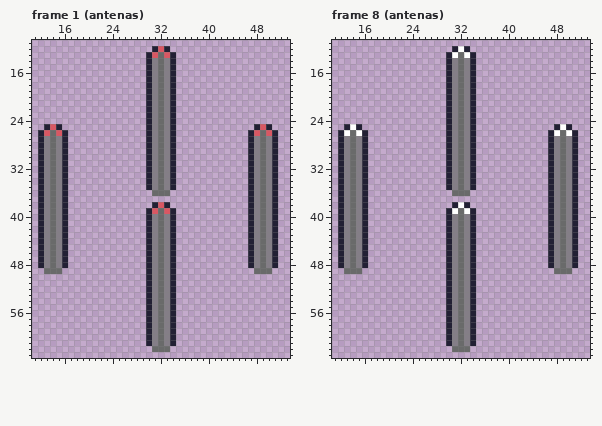
Two states of a pixel-art file, Assets/AnimationImporter-master/antenas.ase. That is the earlier state.
64x64 pixels, 8 frames. Shown: frame 1 (antenas): x 11..53, y 11..63; frame 8 (antenas): x 11..53, y 11..63. The commit also changed other frames, which this record leaves out.
Now the later version:
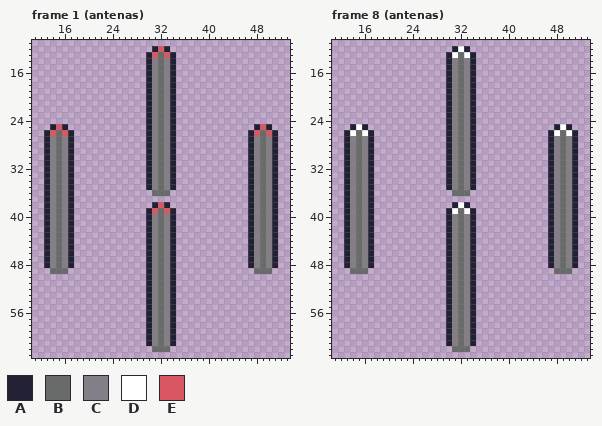
Palette (. is transparent): A #222034  B #696a6a  C #847e87  D #ffffff  E #d95763
Commit: Adjust antenna sprite.
What changed:
--- frame 1 (antenas), layer "1"
@@ x 11..19 @@
 24 .........
-25 ..AEA....
-26 .AEBEA...
-27 .ACBCA...
-28 .ACBCA...
-29 .ACBCA...
-30 .ACBCA...
-31 .ACBCA...
-32 .ACBCA...
-33 .ACBCA...
-34 .ACBCA...
-35 .ACBCA...
-36 .ACBCA...
-37 .ACBCA...
-38 .ACBCA...
-39 .ACBCA...
-40 .ACBCA...
-41 .ACBCA...
-42 .ACBCA...
-43 .ACBCA...
-44 .ACBCA...
-45 .ACBCA...
-46 .ACBCA...
-47 .ACBCA...
-48 .ACBCA...
-49 ..BBB....
+25 ...AEA...
+26 ..AEBEA..
+27 ..ACBCA..
+28 ..ACBCA..
+29 ..ACBCA..
+30 ..ACBCA..
+31 ..ACBCA..
+32 ..ACBCA..
+33 ..ACBCA..
+34 ..ACBCA..
+35 ..ACBCA..
+36 ..ACBCA..
+37 ..ACBCA..
+38 ..ACBCA..
+39 ..ACBCA..
+40 ..ACBCA..
+41 ..ACBCA..
+42 ..ACBCA..
+43 ..ACBCA..
+44 ..ACBCA..
+45 ..ACBCA..
+46 ..ACBCA..
+47 ..ACBCA..
+48 ..ACBCA..
+49 ...BBB...
 50 .........
--- frame 8 (antenas), layer "1"
@@ x 11..19 @@
 24 .........
-25 ..ADA....
-26 .ADBDA...
-27 .ACBCA...
-28 .ACBCA...
-29 .ACBCA...
-30 .ACBCA...
-31 .ACBCA...
-32 .ACBCA...
-33 .ACBCA...
-34 .ACBCA...
-35 .ACBCA...
-36 .ACBCA...
-37 .ACBCA...
-38 .ACBCA...
-39 .ACBCA...
-40 .ACBCA...
-41 .ACBCA...
-42 .ACBCA...
-43 .ACBCA...
-44 .ACBCA...
-45 .ACBCA...
-46 .ACBCA...
-47 .ACBCA...
-48 .ACBCA...
-49 ..BBB....
+25 ...ADA...
+26 ..ADBDA..
+27 ..ACBCA..
+28 ..ACBCA..
+29 ..ACBCA..
+30 ..ACBCA..
+31 ..ACBCA..
+32 ..ACBCA..
+33 ..ACBCA..
+34 ..ACBCA..
+35 ..ACBCA..
+36 ..ACBCA..
+37 ..ACBCA..
+38 ..ACBCA..
+39 ..ACBCA..
+40 ..ACBCA..
+41 ..ACBCA..
+42 ..ACBCA..
+43 ..ACBCA..
+44 ..ACBCA..
+45 ..ACBCA..
+46 ..ACBCA..
+47 ..ACBCA..
+48 ..ACBCA..
+49 ...BBB...
 50 .........
Pixel boxes of the changes (left, top, right, bottom) in both pictures:
changed: (38, 124, 74, 274)
changed: (338, 124, 374, 274)
